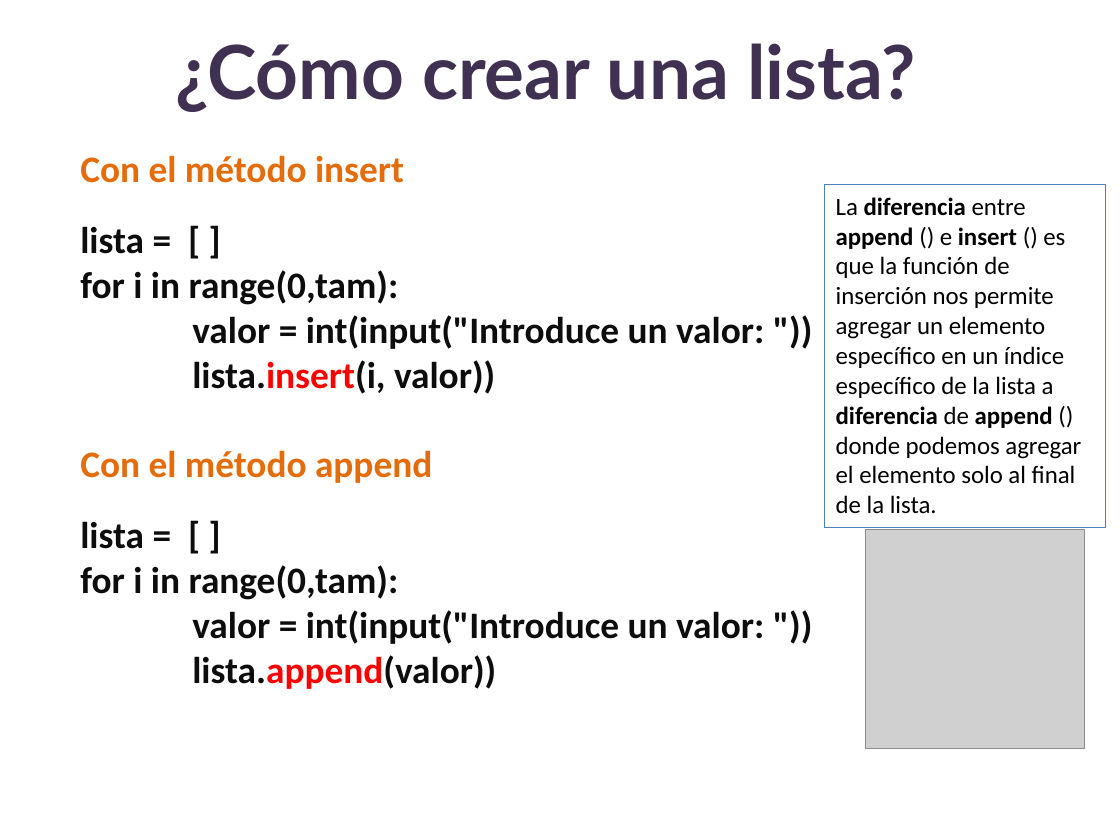
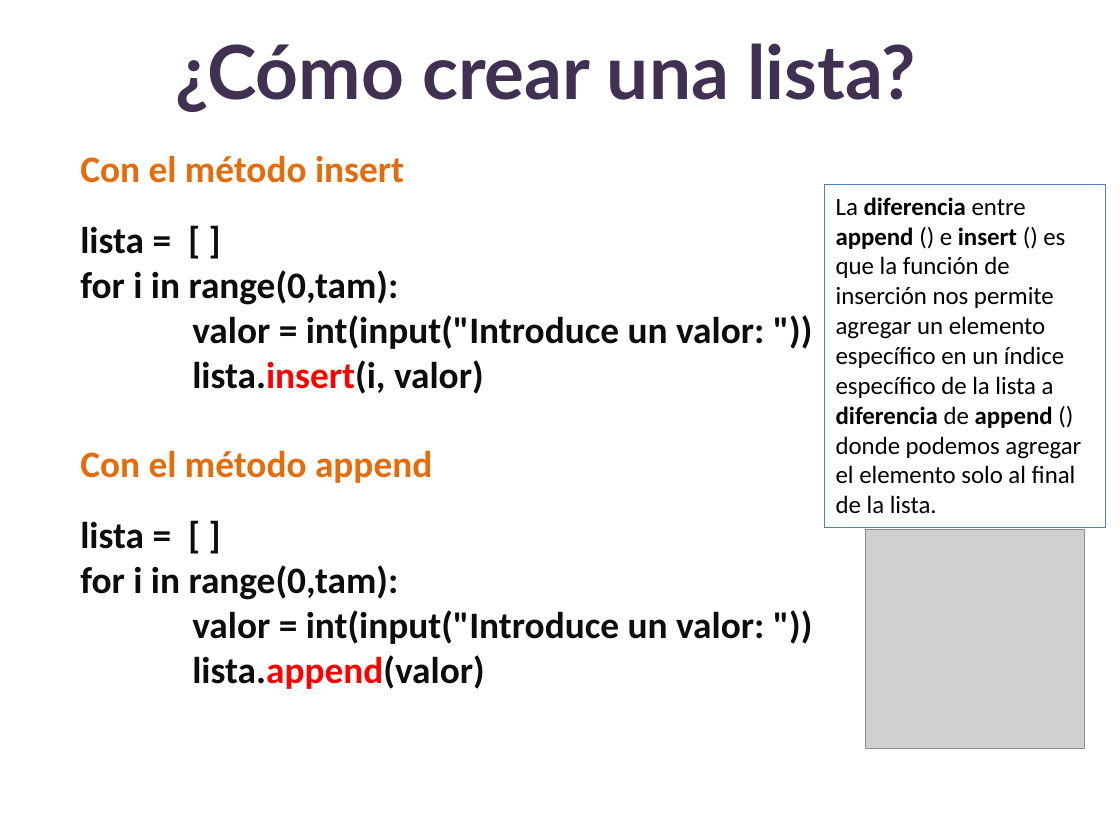
Before and after one commit to lizetheP/Tecnologias, a slide deck: slide 29 of Calendario/Presentaciones/9_ListasArreglos.pptx. Drawn at 1120x840 pixels with LibreOffice and Linux fonts; fonts in the diff are those of the drawing; grey boxes stand for pictures. Boxes give left, top, right and bottom in pixels: in the first picture for what was removed or moved away, otherwise in the second. Text is boxed around its words. In the diff, an @@ line names an element or a change of style, - is before the commit and + after.

```diff
--- a/Calendario/Presentaciones/9_ListasArreglos.pptx
+++ b/Calendario/Presentaciones/9_ListasArreglos.pptx
@@ text at (x1=192, y1=360, x2=484, y2=394): text changed @@
-lista.insert(i, valor))
+lista.insert(i, valor)
@@ text at (x1=192, y1=655, x2=484, y2=689): text changed @@
-lista.append(valor))
+lista.append(valor)
```
Also in this commit, not shown: 8 other files.
